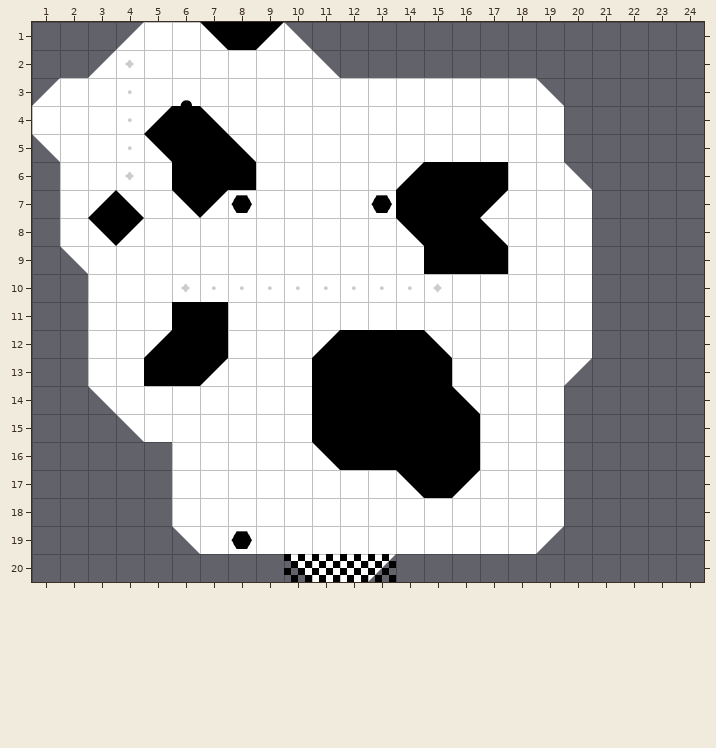
Tiled map (JSON): src/resources/maps/tilemap2.json. Above: the version before the commit.
Cells are 64x64 px. Shown: x 1..24, y 1..20.
After the commit:
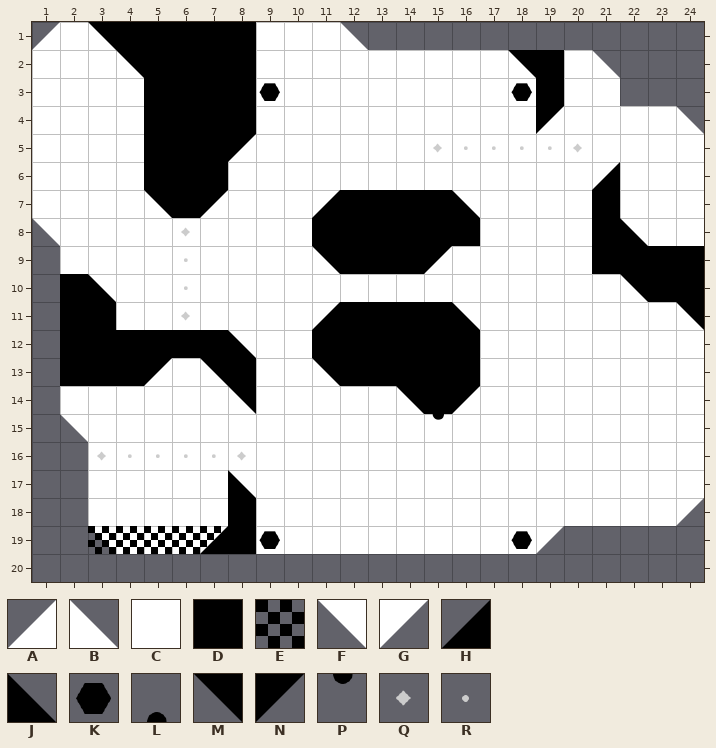
Key: from "tileset": A 0, B 1, C 2, D 3, E 4, F 8, G 9, H 11, J 12, K 16, L 18, M 19, N 20, P 26, Q 27, R 28.
_ is an empty cell, # one hidden under a higher layer, . an unchanged one.
Change:
--- layer "Tile Layer 1"
@@ x 1..24 @@
- 1 ___A.....B__............
- 2 __A.......B_______.__...
- 3 A.................B__...
- 4 ..................._____
- 5 F.................._____
- 6 _..................B____
- 7 _....................___
- 8 _....................___
- 9 .F......................
-10 ....................__..
-11 ....................____
-12 ....................____
-13 ...................G____
-14 ._F................_____
-15 .__F..............._____
-16 ..___.............._____
-17 ..___.............._____
-18 ..___.............._____
-19 ..___F..................
-20 .........FCCG...........
+ 1 ACC#.....CCB............
+ 2 CCC.......CCCCCCCC.CB...
+ 3 C.................#CC...
+ 4 ...................CCCCB
+ 5 C..................CCCCC
+ 6 C..................CCCCC
+ 7 C....................CCC
+ 8 F....................CCC
+ 9 .C......................
+10 ....................CC..
+11 ....................CCCC
+12 ....................CCCC
+13 ...................CCCCC
+14 .CC................CCCCC
+15 .FCC...............CCCCC
+16 ..CCC..............CCCCC
+17 ..CCC..............CCCCC
+18 ..CCC..............CCCCG
+19 ..FCCC..................
+20 .........____...........
--- layer "Tile Layer 2"
@@ x 2..24 @@
- 1 .____M.N...............
- 2 .._____.........__.....
- 3 ...____.........._.....
- 4 ...H.J_.........._.....
- 5 ...M..J................
- 6 ..._..D.....HDDD..._...
- 7 .HJ_M....___..DN..._...
- 8 .MN......___M..J...__..
- 9 .........____DDD...____
-10 __..................___
-11 __..DD...______......._
-12 ___H.._..H...J_........
-13 ___DDN_..D...._........
-14 ......_..DDDD.J........
-15 .........DDDDDD........
-16 .........MDDDDD........
-17 ......_.....MDN........
-18 ......_................
-19 .....__................
-20 ........EEEE...........
+ 1 .MDDDD._...............
+ 2 ..MDDDD.........MD.....
+ 3 ...DDDD..........D.....
+ 4 ...D.DD..........N.....
+ 5 ...D..N................
+ 6 ...D.._.....____...H...
+ 7 .__MD....HDD..J_...D...
+ 8 .__......DDDD.._...DJ..
+ 9 .........MDDDN__...DDDD
+10 DJ..................MDD
+11 DD..__...HDDDDJ.......M
+12 DDDD..J..D...DD........
+13 DDDN_MD..M....D........
+14 ......M..___M.N........
+15 .........______........
+16 .........______........
+17 ......J.....___........
+18 ......D................
+19 .....HD................
+20 ........____...........
--- layer "Tile Layer 3"
@@ x 4..20 @@
- 2 Q................
- 3 R.L.._........_..
- 4 R................
- 5 R..........______
- 6 Q................
- 7 ....K....K.......
- 8 .._..............
- 9 .._..............
-10 ..QRRRRRRRRQ.....
-11 .._..............
+ 2 _................
+ 3 _._..K........K..
+ 4 _................
+ 5 _..........QRRRRQ
+ 6 _................
+ 7 ...._...._.......
+ 8 ..Q..............
+ 9 ..R..............
+10 ..R_________.....
+11 ..Q..............
@@ x 3..15 @@
-15 ............_
-16 ______.......
+15 ............P
+16 QRRRRQ.......
@@ x 3..18 @@
-19 _____._........_
+19 EEEEE.K........K
